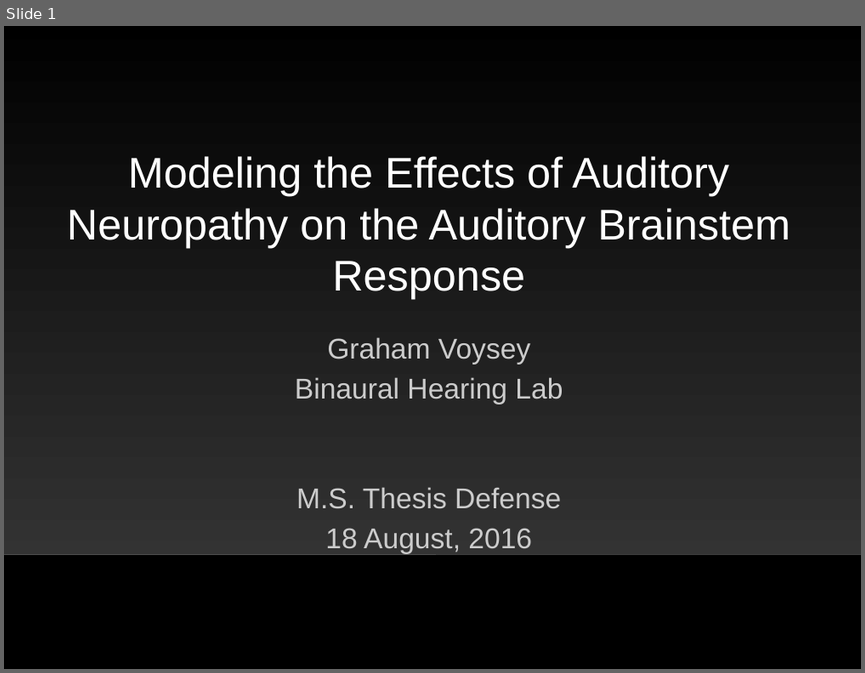
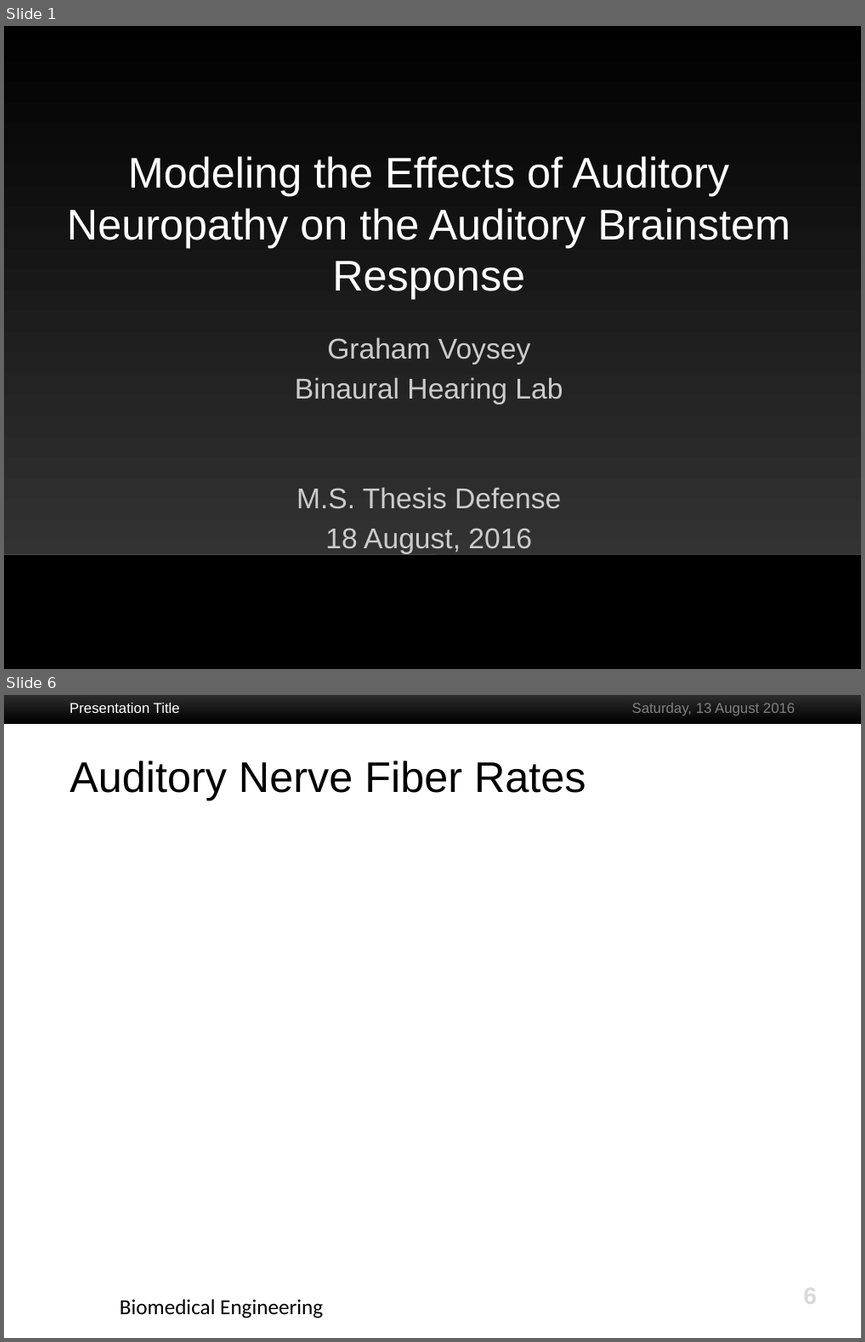
Before and after one commit to gvoysey/thesis, a slide deck: slides/voysey-thesis.pptx. Shown one above the other, each under a label of ours: slide 1 before the commit, slides 1 and 6 after it; the slides between them are not shown. The pictures are 865x673 and 865x1342 pixels, drawn with LibreOffice and Linux fonts; fonts in the diff are those of the drawing; background and template pictures are left out. Boxes give left, top, right and bottom in pixels: in the first picture for what was removed or moved away, otherwise in the second. Text is boxed around its words. In the diff, an @@ line names an element or a change of style, - is before the commit and + after.

```diff
--- a/slides/voysey-thesis.pptx
+++ b/slides/voysey-thesis.pptx
@@ slide 6 added at (4,695,861,1338), background #FFFFFF @@
@@ rectangle added at (4,695,861,723), fill gradient #333333 to #000000 @@
@@ text added at (69,703,180,713), 12 pt, text #FFFFFF @@
+Presentation Title
@@ text added at (632,703,794,715), 12 pt, text #808080 @@
+Saturday, 13 August 2016
@@ title added at (69,760,586,800), 36 pt, text #000000 @@
+Auditory Nerve Fiber Rates
@@ text added at (120,1299,323,1318), 18 pt, text #000000 @@
+Biomedical Engineering
@@ page number added at (803,1282,817,1309), 20 pt, text #D9D9D9, bold @@
+6
```
Also in this commit, not shown: 5 slides changed, 7 other slides added, 1 slide removed.
